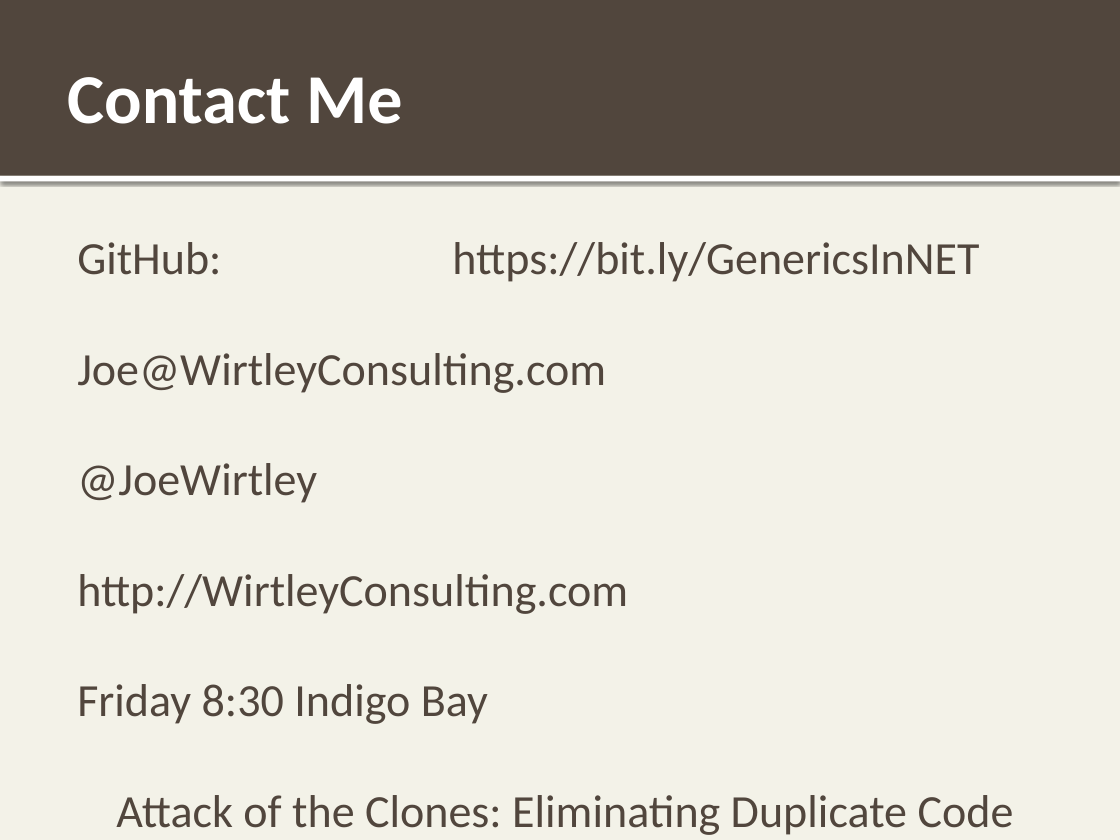
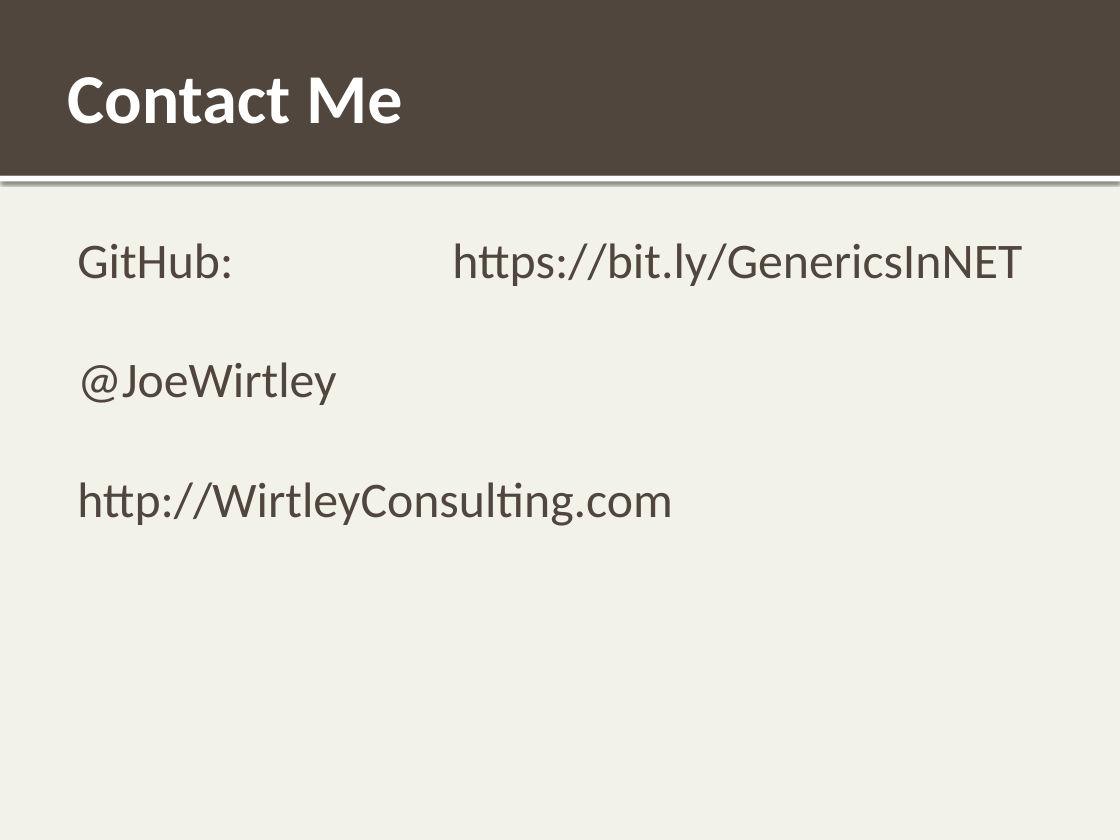
Before and after one commit to JoeWirtley/Generics-in-NET-presentation, a slide deck: slide 23 of slides/Generics in .NET.pptx. Drawn at 1120x840 pixels with LibreOffice and Linux fonts; fonts in the diff are those of the drawing; background and template pictures are left out. Boxes give left, top, right and bottom in pixels: in the first picture for what was removed or moved away, otherwise in the second. Text is boxed around its words. In the diff, an @@ line names an element or a change of style, - is before the commit and + after.

Commit message:
Updated presentation.

```diff
--- a/slides/Generics in .NET.pptx
+++ b/slides/Generics in .NET.pptx
@@ text "GitHub: https://bit.ly/GenericsInNET" at [77, 243, 1022, 526]: size 29.6 to 32 pt @@
@@ text at [77, 353, 606, 393]: paragraph removed @@
-Joe@WirtleyConsulting.com
@@ text at [77, 684, 1014, 835]: paragraph removed @@
-Friday 8:30 Indigo Bay
-Attack of the Clones: Eliminating Duplicate Code in .NET
```
